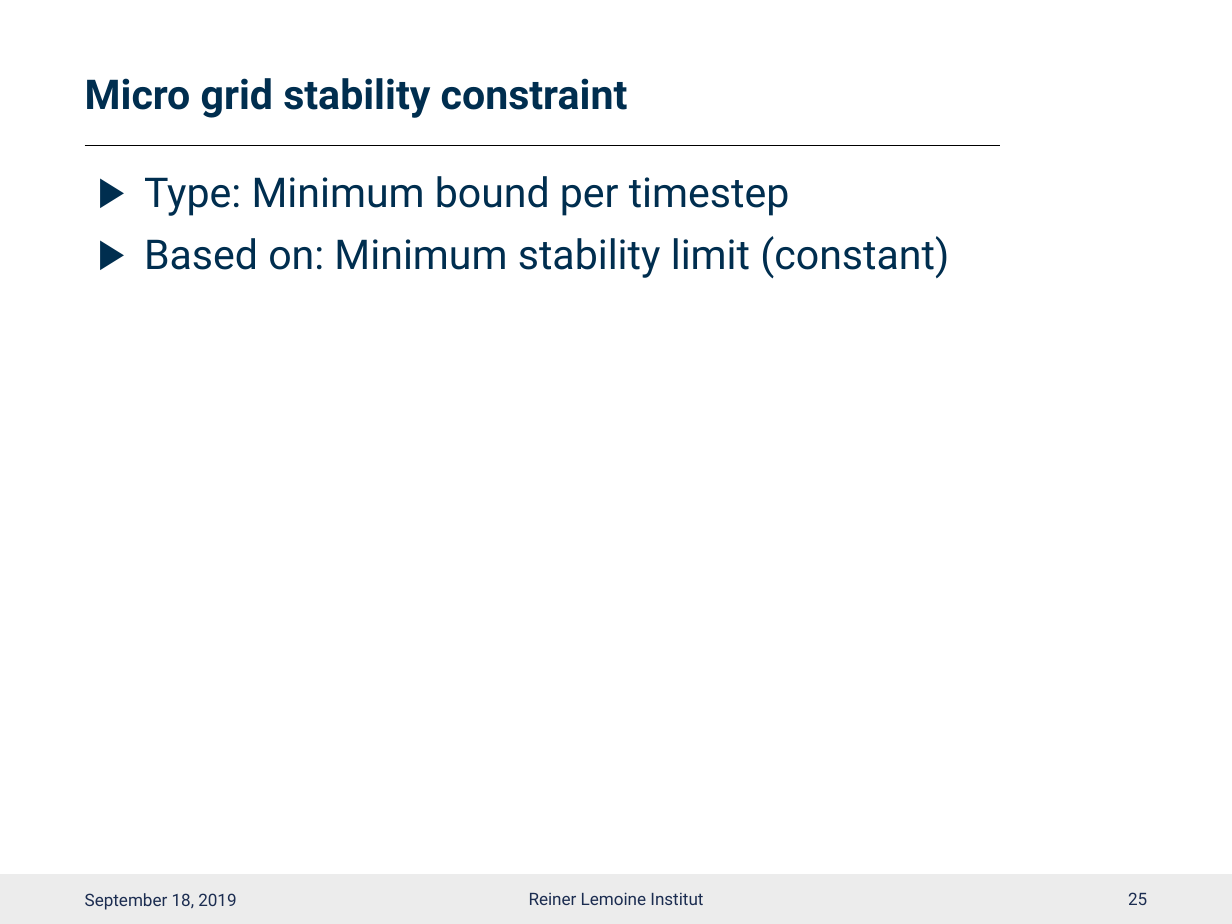
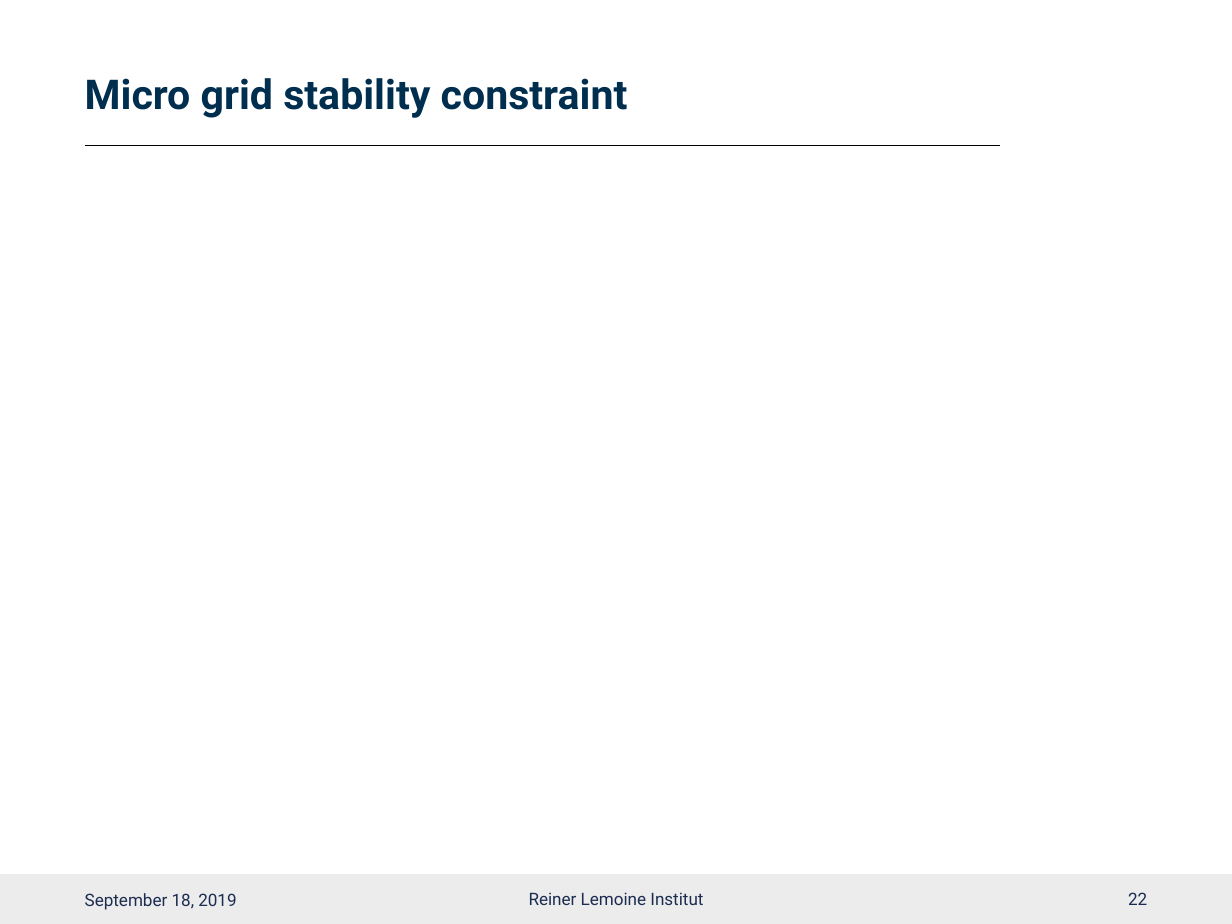
Before and after one commit to smartie2076/oemof_workshop, a slide deck: slide 23 of Oemof_Workshop_07_Constraints.pptx (slide 26 before the commit). Drawn at 1232x924 pixels with LibreOffice and Linux fonts; fonts in the diff are those of the drawing; grey boxes stand for pictures; background and template pictures are left out. Boxes give left, top, right and bottom in pixels: in the first picture for what was removed or moved away, otherwise in the second. Text is boxed around its words. In the diff, an @@ line names an element or a change of style, - is before the commit and + after.

```diff
--- a/Oemof_Workshop_07_Constraints.pptx
+++ b/Oemof_Workshop_07_Constraints.pptx
@@ text removed at (144, 176, 949, 279) @@
-▶ Type: Minimum bound per timestep
-▶ Based on: Minimum stability limit (constant)
@@ page number at (1128, 892, 1147, 905): text changed @@
-25
+22
```
Also in this commit, not shown: 11 other slides changed, 2 slides removed, 1 other file.
